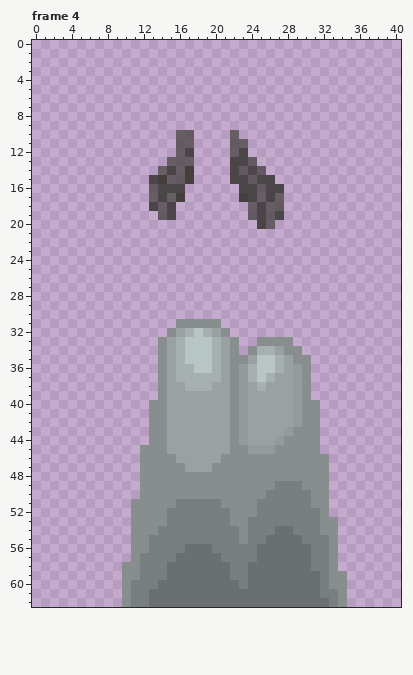
Pixel-art file, stored at minigames/anti-air-turret/Assets/machinegun.aseprite. The picture above was drawn from the file before the commit.
41x63 pixels, 7 frames. Colours within 5 levels of each other are drawn and written as one. Shown: frame 4. The commit also changed other frames, which this record leaves out.
New version:
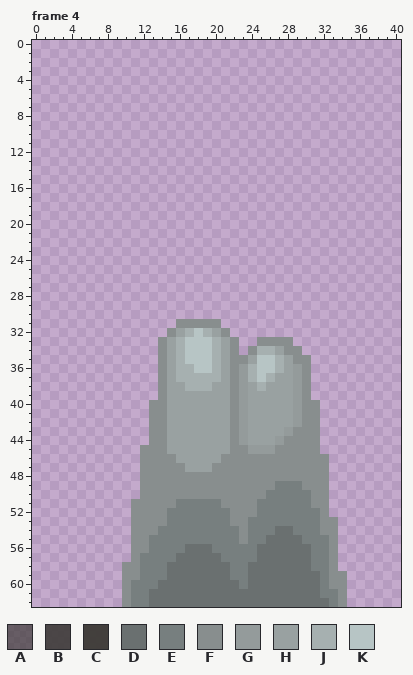
Palette (. is transparent): A #403d3ab4  B #403d3ae9  C #403d3af9  D #6a7070  E #777f7f  F #888e8e  G #949b9b  H #99a1a1  J #a6b0b0  K #b7c5c5
The edit:
Frame 4, layer "Layer 4":
y 10: x 16..17 AA -> ..; x 22 A -> .
y 11: x 16..17 AA -> ..; x 22..23 AA -> ..
y 12: x 16..17 AB -> ..; x 22..23 AB -> ..
y 13: x 15..17 AAA -> ...; x 22..24 BBA -> ...
y 14: x 14..17 ABAC -> ....; x 22..25 BABA -> ....
y 15: x 13..17 BCAAC -> .....; x 22..26 BBABB -> .....
y 16: x 13..16 ABBB -> ....; x 23..27 BBABB -> .....
y 17: x 13..16 ABAC -> ....; x 23..27 CBABA -> .....
y 18: x 13..15 BAB -> ...; x 24..27 ABAA -> ....
y 19: x 14..15 AB -> ..; x 24..27 ABAB -> ....
y 20: x 25..26 BA -> ..
